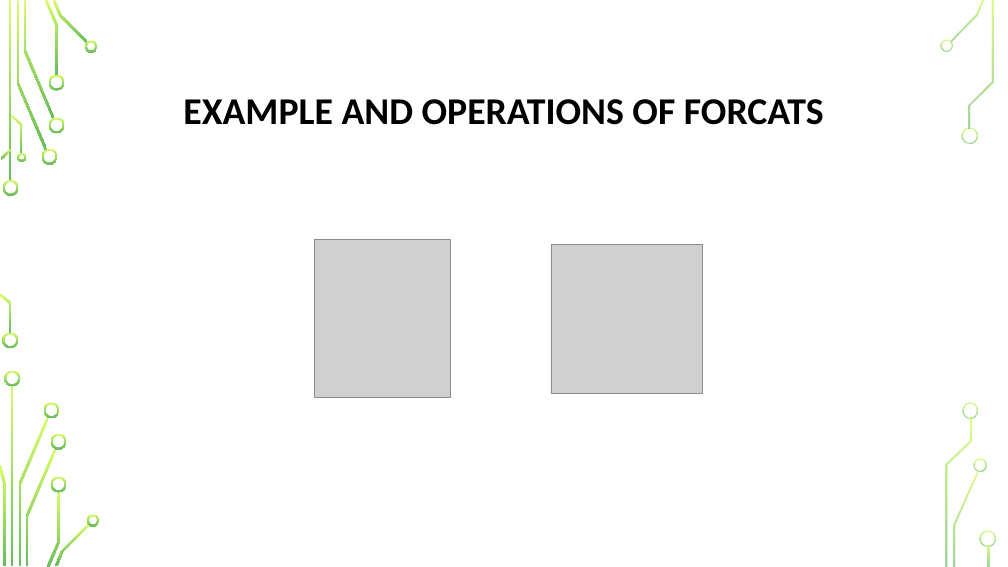
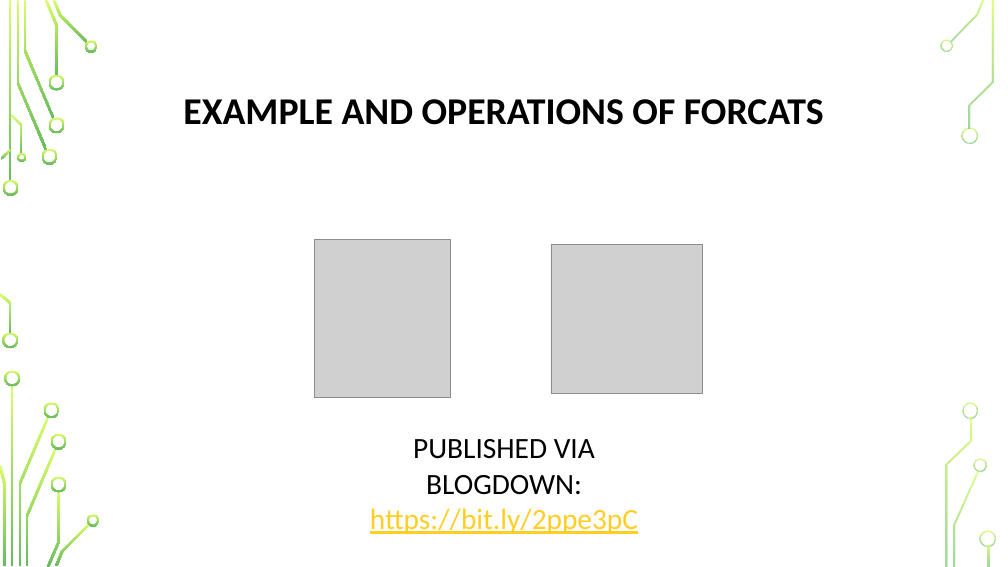
Before and after one commit to AlexanderKleine/blogdown-forcats, a slide deck: slide 11 of BlogDown&Forcats.pptx (slide 10 before the commit). Drawn at 1008x567 pixels with LibreOffice and Linux fonts; fonts in the diff are those of the drawing; grey boxes stand for pictures; background and template pictures are left out. Boxes give left, top, right and bottom in pixels: in the first picture for what was removed or moved away, otherwise in the second. Text is boxed around its words. In the diff, an @@ line names an element or a change of style, - is before the commit and + after.

```diff
--- a/BlogDown&Forcats.pptx
+++ b/BlogDown&Forcats.pptx
@@ text added at bbox=[370, 439, 638, 534], 28 pt, text #FFCE23, underline @@
+PUBLISHED VIA BLOGDOWN:
+https://bit.ly/2ppe3pC
```
Also in this commit, not shown: 5 other slides changed, 2 slides added, 4 other files.
